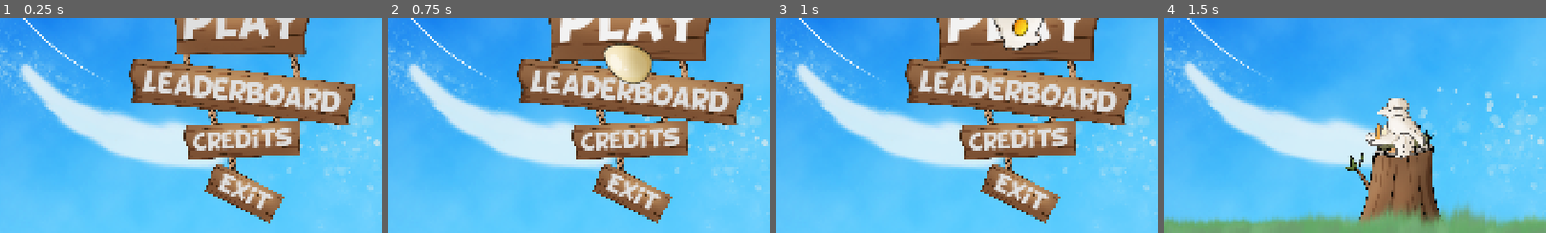
Above: before the commit, frames 1-4 (left to right).
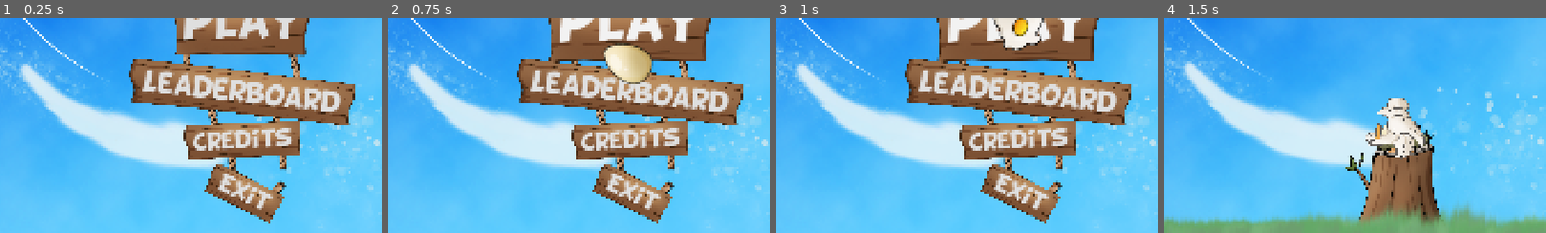
Above: after the commit, the same moments.

Repository: ms5051-hash/HacksComs26
Game: Godot game, scene res://Scenes/mainScene.tscn
Same seed, same stepped clock (60 frames per second), same inputs: the game is played once before the commit and once after it. The engine's default icon, where the game draws it, is replaced by a stand-in: a white triangle on a blue panel in a dark square.
Inputs:
- Up to frame 1 (0.25 s): no input
- Up to frame 2 (0.75 s): click "Play" at 0.5 s
- Up to frame 3 (1 s): no input
- Up to frame 4 (1.5 s): click "Play" at 1.25 s
The pictures show only the part of the screen within x 18-68%, y 50-100%; the shares and areas given below are measured in that part.

The runs differ from the first frame. In frame 1, 0.2% of the frame differs, in the area x 71-75%, y 64-82%; in frame 2, 0.2%; in frame 3, 0.2%; in frame 4, nothing differs.

Commit message:
Updated Rope

Diff:
--- a/duck-game-2026/Scenes/mainScene.tscn
+++ b/duck-game-2026/Scenes/mainScene.tscn
@@ -11,9 +11,11 @@
 [ext_resource type="Texture2D" uid="uid://cmverp0qpdpg5" path="res://icon.svg" id="6_yyxd1"]
 [ext_resource type="Texture2D" uid="uid://xq0ia4bw4q7f" path="res://Assets/Sky.png" id="7_0vbqt"]
 [ext_resource type="PackedScene" uid="uid://c2etg8bol55qh" path="res://Scenes/score_label.tscn" id="7_uvydw"]
+[ext_resource type="Texture2D" uid="uid://ywae64x00rbs" path="res://Assets/RopeRipped.png" id="10_oy1pr"]
 [ext_resource type="StyleBox" uid="uid://b4b8404t5inxc" path="res://Styles/StyleBoxFlatBasic.tres" id="10_so5kr"]
 [ext_resource type="FontFile" uid="uid://bh251ho7eey2a" path="res://Fonts/Sunny Spells.ttf" id="11_0bgj2"]
 [ext_resource type="AudioStream" uid="uid://cpm7tcgl1hyf7" path="res://Assets/Sounds/EggCrackGoosh.wav" id="12_w8a2l"]
+[ext_resource type="Texture2D" uid="uid://4upkc5467x8y" path="res://Assets/Duck.png" id="14_uu6ay"]
 
 [sub_resource type="StyleBoxEmpty" id="StyleBoxEmpty_08630"]
 
@@ -254,6 +256,19 @@
 scale = Vector2(0.5, 0.80999935)
 texture = ExtResource("6_w1dup")
 
+[node name="Rope6" type="Sprite2D" parent="CanvasLayer/Control/Panel/Ropes" unique_id=204390368]
+z_index = -2
+position = Vector2(1063, 904.00006)
+scale = Vector2(0.5, 0.80999935)
+texture = ExtResource("10_oy1pr")
+
+[node name="Rope7" type="Sprite2D" parent="CanvasLayer/Control/Panel/Ropes" unique_id=978395308]
+z_index = -2
+position = Vector2(1055, 970.00006)
+rotation = -2.3898714
+scale = Vector2(0.5, 0.80999935)
+texture = ExtResource("10_oy1pr")
+
 [node name="LeaderboardPanel" type="Panel" parent="CanvasLayer/Control" unique_id=632507314]
 z_index = 1
 layout_mode = 1
@@ -386,6 +401,11 @@
 position = Vector2(960, 539.99994)
 scale = Vector2(15, 8.437501)
 texture = ExtResource("6_yyxd1")
+
+[node name="Duck" type="Sprite2D" parent="CanvasLayer/Control/CreditsPanel" unique_id=69500800]
+position = Vector2(1908, 531)
+scale = Vector2(0.93965876, 0.93965876)
+texture = ExtResource("14_uu6ay")
 
 [node name="Sky" type="Sprite2D" parent="." unique_id=951986576]
 position = Vector2(960, 544)
Binary file added: duck-game-2026/Assets/RopeRipped.png
Not shown, added: duck-game-2026/Assets/RopeRipped.png.import
